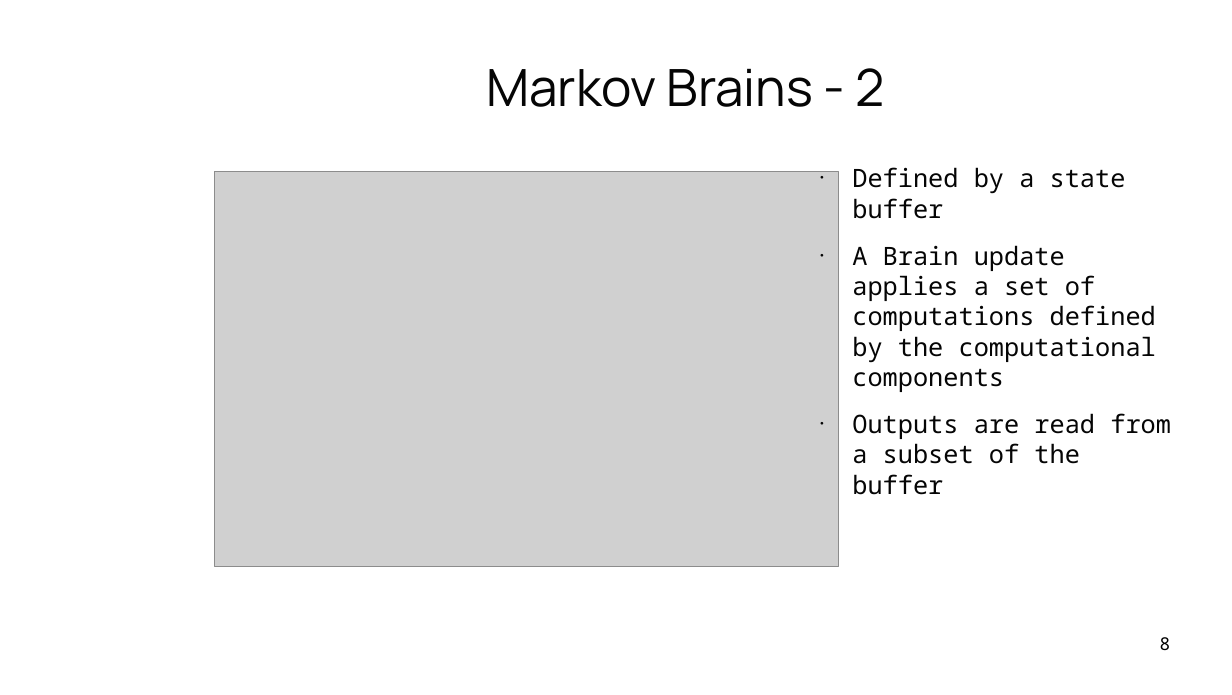
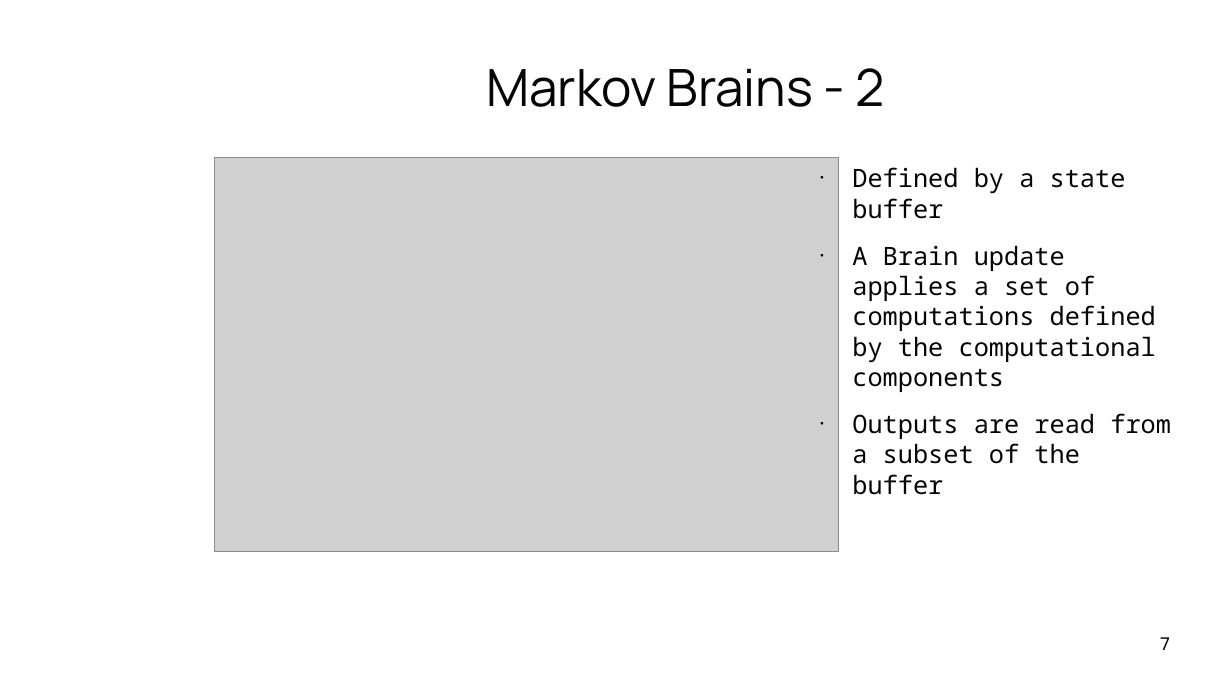
Before and after one commit to trougnouf/lingi2369, a slide deck: slide 7 of presentation.odp (slide 8 before the commit). Drawn at 1232x695 pixels with LibreOffice and Linux fonts; fonts in the diff are those of the drawing; grey boxes stand for pictures; background and template pictures are left out. Boxes give left, top, right and bottom in pixels: in the first picture for what was removed or moved away, otherwise in the second. Text is boxed around its words. In the diff, an @@ line names an element or a change of style, - is before the commit and + after.

```diff
--- a/presentation.odp
+++ b/presentation.odp
@@ picture: place and size @@
-picture at <box>215,172,838,566</box>
+picture at <box>215,157,838,551</box>
@@ page number at <box>1160,637,1171,650</box>: text changed @@
-8
+7
```
Also in this commit, not shown: 3 other slides changed, 5 slides added, 4 slides removed, 3 other files.
